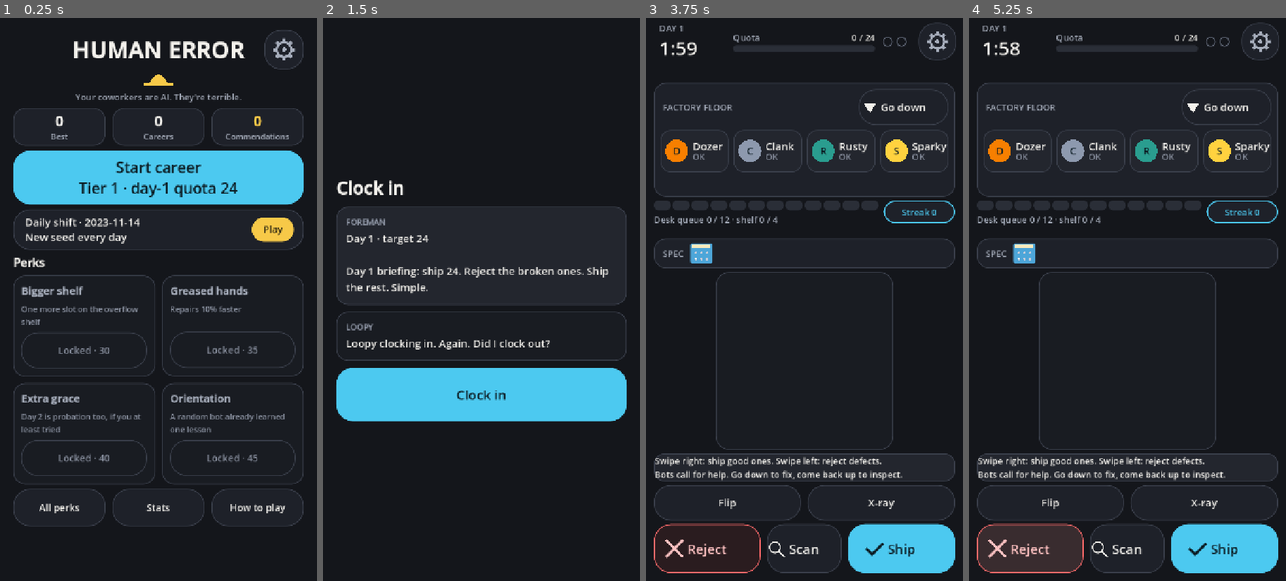
Above: before the commit, frames 1-4 (left to right).
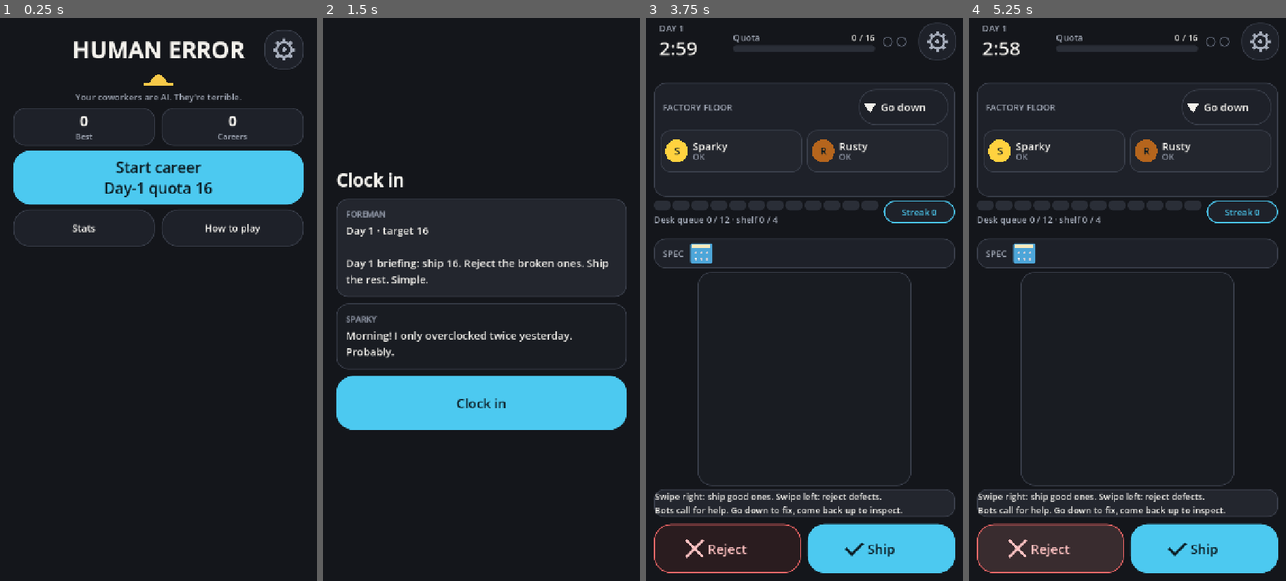
Above: after the commit, the same moments.

Repository: JasonHitching/human-error
Game: Godot game, scene res://main.tscn
Two runs of this game, one before a commit and one after it. Both use one fixed random seed, a clock stepped at 60 frames per second and the inputs below.
Inputs (mouse positions are in pixels of both pictures, inside the frame that each line leads up to):
- Up to frame 1 (0.25 s): no input
- Up to frame 2 (1.5 s): click "Start career Tier 1 · day-1 q…" (after the commit: "Start career Day-1 quota 16") at 0.5 s; click "Go down" at 1.25 s
- Up to frame 3 (3.75 s): click "Go down" at 2 s; click (937, 40) at 2.75 s; click "Clock in" at 3.5 s
- Up to frame 4 (5.25 s): click (1051, 502) at 4.25 s, where only the run before the commit has a clickable "Flip"; click "Reject" at 5 s

The runs differ from the first frame. In frame 1, 7.1% of the frame differs, in the area x 4-96%, y 16-91%; in frame 2, 7.5%; in frame 3, 6.8%; in frame 4, 7.7%, in the area x 2-98%, y 3-99%.

Commit message:
#166 CORE-5 Core mode is the default; hide switched-off UI
Co-Authored-By: Claude Sonnet 5.5 <noreply@anthropic.com>
Claude-Session: https://claude.ai/code/session_01K8aWAXkhwXTwiYaExWAMzM

Diff:
--- a/game/scenes/ui/settings_overlay.tscn
+++ b/game/scenes/ui/settings_overlay.tscn
@@ -72,6 +72,13 @@
 focus_mode = 0
 text = "Effects: on"
 
+[node name="ModeBtn" type="Button" parent="Center/Panel/Box"]
+unique_name_in_owner = true
+custom_minimum_size = Vector2(443, 89)
+layout_mode = 2
+focus_mode = 0
+text = "Full game (dev): off"
+
 [node name="HomeBtn" type="Button" parent="Center/Panel/Box"]
 unique_name_in_owner = true
 custom_minimum_size = Vector2(443, 89)
--- a/game/scripts/main.gd
+++ b/game/scripts/main.gd
@@ -98,10 +98,11 @@
 	_settings.sound_toggled.connect(_toggle_mute)
 	_settings.haptics_toggled.connect(_toggle_haptics)
 	_settings.effects_toggled.connect(_toggle_effects)
+	_settings.mode_toggled.connect(_toggle_mode)
 	_settings.home_pressed.connect(func() -> void:
 		_settings.close()
 		_open_home())
-	_hud.settings_pressed.connect(func() -> void: _settings.open(not _muted, Haptics.enabled))
+	_hud.settings_pressed.connect(func() -> void: _settings.open(not _muted, Haptics.enabled, _meta.mode == "full"))
 	_home = Home.create()
 	add_child(_home)
 	_home.start_pressed.connect(_home_start)
@@ -114,7 +115,7 @@
 			SaveIO.write_meta(_meta)
 		_home_refresh())
 	_home.daily_pressed.connect(_daily_start)
-	_home.settings_pressed.connect(func() -> void: _settings.open(not _muted, Haptics.enabled))
+	_home.settings_pressed.connect(func() -> void: _settings.open(not _muted, Haptics.enabled, _meta.mode == "full"))
 	_home.stats_pressed.connect(func() -> void: _hud.show_stats(_stats.summary()))
 	_hud.stats_overlay.z_index = 20  # stats opens above Home
 	_night = NightReport.create()
@@ -131,7 +132,17 @@
 
 
 ## Night shift: on start/resume show the Foreman's report if we were away long enough.
+## Settings "Full game (dev)": switches the mode for the next career (saved).
+func _toggle_mode() -> void:
+	_meta.mode = "core" if _meta.mode == "full" else "full"
+	SaveIO.write_meta(_meta)
+	_settings.refresh(not _muted, Haptics.enabled, _meta.mode == "full")
+	_home_refresh()
+
+
 func _night_return() -> void:
+	if not _meta.feature("night_shift"):
+		return
 	var rep := _meta.night_check(int(Time.get_unix_time_from_system()), _career.roster, int(_meta.last_seen_unix))
 	SaveIO.write_meta(_meta)
 	if not rep.is_empty() and not bool(rep.get("collected", false)):
@@ -186,8 +197,14 @@
 	return Time.get_date_string_from_system()  # local date
 
 
+## Config for the saved mode: the calm core game, or the full game at the given tier.
+func _load_config(tier: int) -> SimConfig:
+	return SimConfig.load_mode("core") if _meta.mode == "core" else SimConfig.load_tier(tier)
+
+
 func _home_refresh() -> void:
-	_home.setup(_meta, _today(), SimConfig.load_tier(_meta.picked_tier).target_base)
+	_meta.features = _load_config(_meta.picked_tier).features
+	_home.setup(_meta, _today(), _load_config(_meta.picked_tier).target_base)
 
 
 func _open_home() -> void:
@@ -198,7 +215,7 @@
 ## Start career: at app start a career is already set up behind Home; after a run-end begin a fresh one.
 func _home_start() -> void:
 	_home.visible = false
-	if _phase == Phase.FIRED or _meta.picked_tier != _tier or _daily_date != "":
+	if _phase == Phase.FIRED or _meta.picked_tier != _tier or _daily_date != "" or _config.mode_name != _meta.mode:
 		_new_career(int(Time.get_ticks_usec()))
 
 
@@ -210,7 +227,8 @@
 
 func _set_tier(t: int) -> void:
 	_tier = clampi(t, 1, _meta.tier)
-	_config = SimConfig.load_tier(_tier)
+	_config = _load_config(_tier)
+	_meta.features = _config.features
 	_best_days = _meta.best_for(_tier)
 
 
@@ -240,6 +258,7 @@
 	_feel.reset()
 	_front_since = _feel.clock
 	_desk.setup(_factory)
+	_apply_features()
 	_desk.hint = HINT if _career.day == 1 else ""
 	_desk.caption = _spec_caption()
 	_desk.spec_new = _factory.spec_change != ""
@@ -248,8 +267,16 @@
 	_phase = Phase.BANNER
 	_hud.set_flash("")
 	var ci := _career.clock_in()
-	_hud.show_banner(_career.day, String(ci["briefing"]), _factory.target, _career.twist(), _factory.spec_change, _career.banner_news(), String(ci["bot"]), String(ci["bot_line"]))
+	_hud.show_banner(_career.day, String(ci["briefing"]), _factory.target, _career.twist() if _config.feature("twists") else {}, _factory.spec_change if _config.feature("spec_change") else "", _career.banner_news(), String(ci["bot"]), String(ci["bot_line"]))
 	_fit()
+
+
+## Hides the controls and notices of systems the mode switches off (reads the mode's features).
+func _apply_features() -> void:
+	_scan_btn.visible = _config.feature("subtle_defects")
+	_flip_btn.visible = _config.feature("back_defects")
+	_lamp_btn.visible = _config.feature("subtle_defects")
+	_hud.show_twists = _config.feature("twists")
 
 
 func _spec_caption() -> String:
@@ -286,7 +313,7 @@
 
 
 func _refresh_mute() -> void:
-	_settings.refresh(not _muted, Haptics.enabled)
+	_settings.refresh(not _muted, Haptics.enabled, _meta.mode == "full")
 
 
 func _begin_shift() -> void:
--- a/game/scripts/sim/meta.gd
+++ b/game/scripts/sim/meta.gd
@@ -20,6 +20,7 @@
 var daily_streak: int = 0  # consecutive calendar days with a daily played
 var daily_last: String = ""  # latest date a daily was played (never moves backwards)
 var features: Dictionary = {}  # mode switches (SimConfig.features); a missing id counts as on. Set by the caller, never saved
+var mode: String = "core"  # game mode for the next career ("core" | "full"); old saves without it are core
 var pending_night: Dictionary = {}  # {commendations, mess_level, lines[], collected}; {} = none
 var tutorial_done: bool = false  # day-1 tutorial finished or skipped: never shown again (Home can replay it)
 
@@ -29,7 +30,7 @@
 		"version": version, "stats": stats.to_dict(), "commendations": commendations,
 		"unlocked": unlocked, "tier": tier, "picked_tier": picked_tier, "tier_best": tier_best, "owned_perks": owned_perks, "automations": automations,
 		"last_seen_unix": last_seen_unix, "pending_night": pending_night,
-		"daily_best": daily_best, "daily_streak": daily_streak, "daily_last": daily_last, "tutorial_done": tutorial_done,
+		"daily_best": daily_best, "daily_streak": daily_streak, "daily_last": daily_last, "tutorial_done": tutorial_done, "mode": mode,
 	}
 
 
@@ -68,6 +69,7 @@
 	m._trim_daily()
 	var td: Variant = d.get("tutorial_done", false)
 	m.tutorial_done = td == true or (not td is bool and RunStats.to_int(td) == 1)
+	m.mode = "full" if str(d.get("mode", "core")) == "full" else "core"
 	var op: Variant = d.get("owned_perks", [])
 	if op is Array:
 		for v: Variant in op:
--- a/game/scripts/ui/home.gd
+++ b/game/scripts/ui/home.gd
@@ -83,15 +83,27 @@
 	_hat.draw_rect(Rect2(c + Vector2(-r * 1.5, -UiTheme.px(3.0)), Vector2(r * 3.0, UiTheme.px(3.0))), UiTheme.GOLD)
 
 
+## Hides the controls of switched-off systems (features come from the mode, see Meta.features).
+func _apply_features(m: Meta) -> void:
+	var perks := m.feature("perks")
+	%PerksTitle.visible = perks
+	perks_box.visible = perks
+	perks_btn.visible = perks
+	daily_btn.visible = m.feature("daily")
+
+
 func setup(m: Meta, today: String = "", quota: int = 0) -> void:
+	_apply_features(m)
 	_clear(_tiles)
 	_tile("Best", str(m.best_for(m.picked_tier)), UiTheme.TEXT)
 	_tile("Careers", str(m.stats.careers_finished), UiTheme.TEXT)
-	_tile("Commendations", str(m.balance()), UiTheme.GOLD)
-	start_btn.text = "Start career\nTier %d%s" % [m.picked_tier, " · day-1 quota %d" % quota if quota > 0 else ""]
+	if m.feature("commendations"):
+		_tile("Commendations", str(m.balance()), UiTheme.GOLD)
+	var quota_txt := " · day-1 quota %d" % quota if quota > 0 else ""
+	start_btn.text = "Start career\nTier %d%s" % [m.picked_tier, quota_txt] if m.feature("tiers") else "Start career" + ("\nDay-1 quota %d" % quota if quota > 0 else "")
 	_daily(m, today)
 	_clear(tier_box)
-	tier_box.visible = m.tier > 1
+	tier_box.visible = m.tier > 1 and m.feature("tiers")
 	for t in range(1, m.tier + 1):
 		var tb := UiKit.button(tier_box, "Tier %d · best %d" % [t, m.best_for(t)], "secondary", 46.0, 20)
 		tb.name = "tier_%d" % t
--- a/game/scripts/ui/hud.gd
+++ b/game/scripts/ui/hud.gd
@@ -20,6 +20,7 @@
 var debug_overlay: bool = false
 var _flash: Label
 var _seed: Label
+var show_twists: bool = true  # off in modes without twists
 var _twist: Label
 var _banner_label: Label
 var _retry_btn: Button
@@ -77,7 +78,7 @@
 	top_bar.set_state(c.day, int(left), f.score(), f.target, c.strikes, c.config.max_strikes, f.complaints, f.complaint_penalty)
 	_seed.visible = debug_overlay
 	_seed.text = "career %d" % c.seed
-	_twist.visible = _flash.text == ""
+	_twist.visible = _flash.text == "" and show_twists
 	var tw := c.twist()
 	_twist.text = "%s %s%s" % [tw.get("icon", ""), tw.get("name", ""), " - POWER OUT" if f.power_out() else ""] if not tw.is_empty() else ""
 
--- a/game/scripts/ui/settings_overlay.gd
+++ b/game/scripts/ui/settings_overlay.gd
@@ -5,6 +5,7 @@
 signal sound_toggled
 signal haptics_toggled
 signal effects_toggled
+signal mode_toggled
 signal home_pressed
 
 const SCENE := preload("res://scenes/ui/settings_overlay.tscn")
@@ -13,6 +14,7 @@
 @onready var sound_btn: Button = %SoundBtn
 @onready var haptics_btn: Button = %HapticsBtn
 @onready var effects_btn: Button = %EffectsBtn
+@onready var mode_btn: Button = %ModeBtn
 @onready var home_btn: Button = %HomeBtn
 @onready var close_btn: Button = %CloseBtn
 
@@ -22,22 +24,24 @@
 
 
 func _ready() -> void:
-	for b: Button in [sound_btn, haptics_btn, effects_btn, home_btn]:
+	for b: Button in [sound_btn, haptics_btn, effects_btn, mode_btn, home_btn]:
 		UiTheme.style_button(b, "secondary", 28)
 	UiTheme.style_button(close_btn, "primary", 28)
 	sound_btn.pressed.connect(sound_toggled.emit)
 	haptics_btn.pressed.connect(haptics_toggled.emit)
 	effects_btn.pressed.connect(effects_toggled.emit)
+	mode_btn.pressed.connect(mode_toggled.emit)
 	home_btn.pressed.connect(home_pressed.emit)
 	close_btn.pressed.connect(close)
 
 
-func open(sound_on: bool, haptics_on: bool) -> void:
-	refresh(sound_on, haptics_on)
+func open(sound_on: bool, haptics_on: bool, full_game: bool = false) -> void:
+	refresh(sound_on, haptics_on, full_game)
 	visible = true
 
 
-func refresh(sound_on: bool, haptics_on: bool) -> void:
+func refresh(sound_on: bool, haptics_on: bool, full_game: bool = false) -> void:
+	mode_btn.text = "Full game (dev): on" if full_game else "Full game (dev): off"
 	sound_btn.text = "Sound: on" if sound_on else "Sound: off"
 	haptics_btn.text = "Haptics: on" if haptics_on else "Haptics: off"
 	effects_btn.text = "Effects: on" if FloorFx.enabled else "Effects: off"
--- /dev/null
+++ b/game/tests/test_mode_setting.gd
@@ -0,0 +1,33 @@
+extends TestCase
+## The mode setting (core is the default) saves and loads; old saves without it are core.
+
+const P := "user://t_mode.json"
+const B := "user://t_mode.bad.json"
+const L := "user://t_mode_stats.json"
+
+
+func _clean() -> void:
+	for p: String in [P, B, L, P + ".tmp"]:
+		if FileAccess.file_exists(p):
+			DirAccess.remove_absolute(ProjectSettings.globalize_path(p))
+
+
+func test_default_and_old_saves_are_core() -> void:
+	assert_eq(Meta.new().mode, "core")
+	assert_eq(Meta.from_dict({}).mode, "core")
+	assert_eq(Meta.from_dict({"version": 1, "tier": 2}).mode, "core")
+	assert_eq(Meta.from_dict({"mode": "banana"}).mode, "core")
+	assert_eq(Meta.from_dict({"mode": 7}).mode, "core")
+
+
+func test_mode_saves_and_loads() -> void:
+	_clean()
+	var m := Meta.new()
+	m.mode = "full"
+	assert_eq(Meta.from_dict(m.to_dict()).mode, "full")
+	assert_true(SaveIO.write_meta(m, P))
+	assert_eq(SaveIO.load_meta(P, B, L).mode, "full")
+	m.mode = "core"
+	SaveIO.write_meta(m, P)
+	assert_eq(SaveIO.load_meta(P, B, L).mode, "core")
+	_clean()
--- a/game/tools/ui_check.gd
+++ b/game/tools/ui_check.gd
@@ -18,8 +18,16 @@
 var _fails: Array[String] = []
 
 
+var _core := false  # --mode core: the calm default; no arg = full-game checks, then a core child run
+
+
 func _initialize() -> void:
 	OS.add_logger(_catcher)
+	var args := OS.get_cmdline_user_args()
+	_core = args.has("core")
+	var seed_meta := Meta.new()  # fresh save in the mode under test
+	seed_meta.mode = "core" if _core else "full"
+	SaveIO.write_meta(seed_meta)
 	_main = load("res://main.tscn").instantiate()
 	root.add_child(_main)
 
@@ -736,7 +744,87 @@
 	_busy = false
 
 
+## Visible text of controls that belong to a switched-off feature (empty when none).
+func _disabled_ui(root_node: Node) -> Array[String]:
+	var words := ["commendation", "perk", "daily", "night shift", "twist", "x-ray", "radio", "auto-inspect", "tier ", "new spec", "spec change"]
+	var found: Array[String] = []
+	for n in root_node.find_children("*", "Control", true, false):
+		var c := n as Control
+		var t := ""
+		if c is Button:
+			t = (c as Button).text
+		elif c is Label:
+			t = (c as Label).text
+		if t == "" or not c.is_visible_in_tree():
+			continue
+		for w in words:
+			if t.to_lower().contains(w):
+				found.append("%s '%s'" % [c.name, t])
+	return found
+
+
+func _check_core_hidden(tag: String, roots: Array) -> void:
+	for r: Node in roots:
+		for s in _disabled_ui(r):
+			_fails.append("[%s] visible control of a disabled feature: %s" % [tag, s])
+
+
+## Core mode (default): disabled systems have no visible UI, and the mode setting toggles.
+func _process_core() -> bool:
+	_frames += 1
+	var hud: Control = _main._hud
+	var h: Home = _main._home
+	match _frames:
+		3:
+			if _main._config.mode_name != "core" or _main._meta.mode != "core":
+				_fails.append("game did not start in core mode")
+			_check_overlay("banner", hud.banner, true)
+			_check_core_hidden("banner", [hud.banner])
+			_main._open_home()
+			_check_core_hidden("home", [h])
+			for c: Control in [h.daily_btn, h.perks_btn, h.perks_box, h.tier_box, h.get_node("%PerksTitle")]:
+				if c.is_visible_in_tree():
+					_fails.append("Home shows '%s' in core mode" % c.name)
+			for b: Button in [h.start_btn, h.stats_btn, h.cog]:
+				if not b.is_visible_in_tree():
+					_fails.append("Home lacks '%s'" % b.name)
+			_main._settings.open(true, true, false)
+			if _main._settings.mode_btn.text != "Full game (dev): off":
+				_fails.append("settings toggle text: " + _main._settings.mode_btn.text)
+			_main._settings.mode_btn.pressed.emit()
+			if _main._meta.mode != "full" or SaveIO.load_meta().mode != "full":
+				_fails.append("Full game toggle did not switch and save the mode")
+			_main._settings.mode_btn.pressed.emit()
+			if _main._meta.mode != "core" or SaveIO.load_meta().mode != "core":
+				_fails.append("Full game toggle did not switch back")
+			_main._settings.close()
+			_main._home_start()
+			hud.start_pressed.emit()
+		4:
+			_check_core_hidden("shift", [_main._screens, hud])
+			for b: Button in [_main._scan_btn, _main._flip_btn, _main._lamp_btn]:
+				if b.is_visible_in_tree():
+					_fails.append("core mode shows desk button '%s'" % b.text)
+			_check_button(_main._ship_btn, Rect2(Vector2.ZERO, _main.size))
+			_check_button(_main._reject_btn, Rect2(Vector2.ZERO, _main.size))
+			_check_tutorial()
+			_end_shift(_main._factory.target * 2)
+		7:
+			_check_overlay("review", hud.review, true)
+			_check_core_hidden("review", [hud.review])
+			for e in _catcher.errors.slice(0, 5):
+				_fails.append("engine/script error while drawing: " + e)
+			for f in _fails:
+				print("FAIL ui_check(core): " + f)
+			print("ui_check (core): %s" % ("ok" if _fails.is_empty() else "%d failed" % _fails.size()))
+			quit(1 if not _fails.is_empty() else 0)
+			return true
+	return false
+
+
 func _process(_delta: float) -> bool:
+	if _core:
+		return _process_core()
 	if _busy:
 		return false
 	_frames += 1
@@ -836,6 +924,11 @@
 			for f in _fails:
 				print("FAIL ui_check: " + f)
 			print("ui_check: %s" % ("ok" if _fails.is_empty() else "%d failed" % _fails.size()))
-			quit(1 if not _fails.is_empty() else 0)
+			var rc := 1 if not _fails.is_empty() else 0
+			if rc == 0:  # then the same smoke check in the core (default) mode
+				var out: Array = []
+				rc = OS.execute(OS.get_executable_path(), ["--headless", "--path", ProjectSettings.globalize_path("res://"), "-s", "res://tools/ui_check.gd", "--", "core"], out, true)
+				print(str(out[0]).strip_edges().split("\n")[-1] if not out.is_empty() else "core run: no output")
+			quit(rc)
 			return true
 	return false
Not shown, added: game/tests/test_mode_setting.gd.uid
